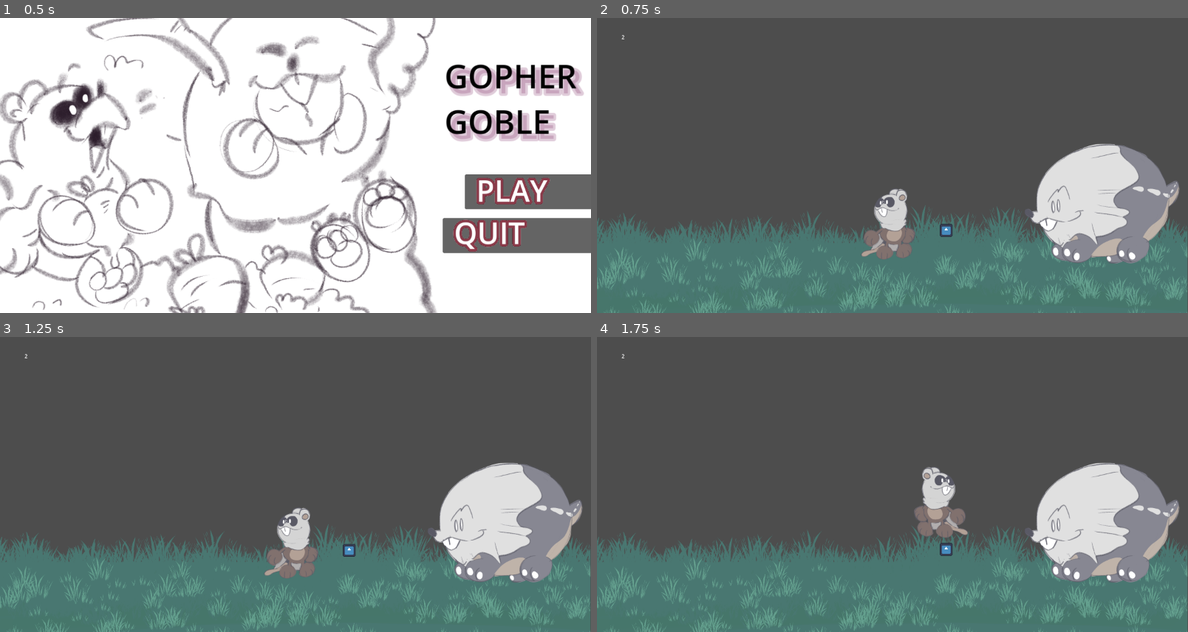
Above: before the commit, frames 1-4 (two rows, left to right).
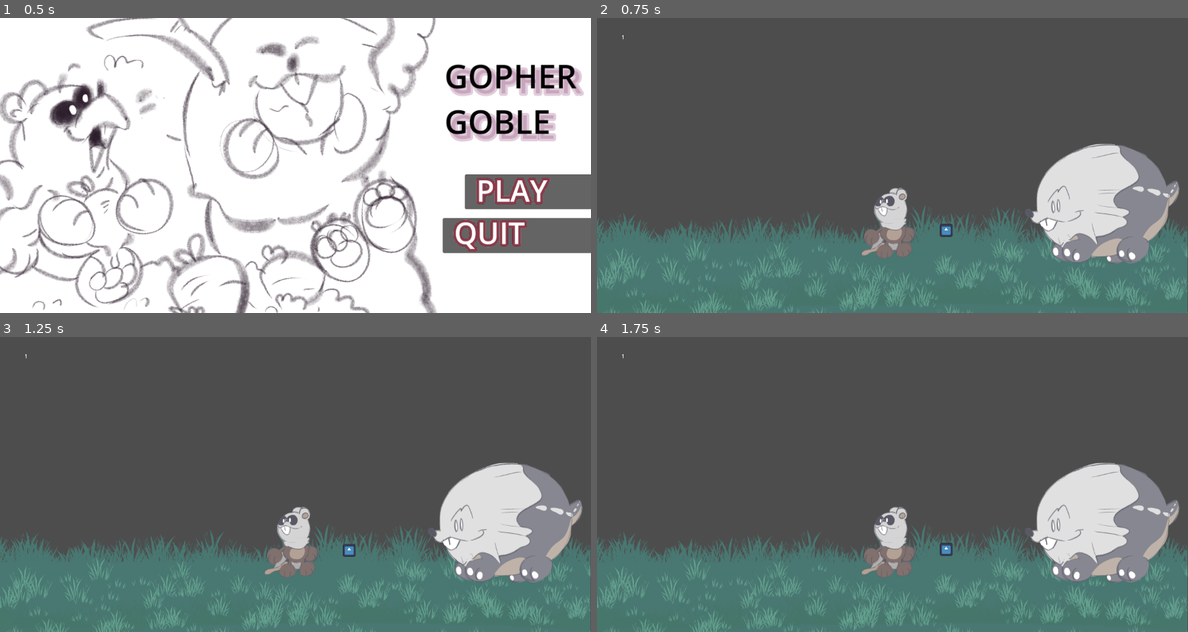
Above: after the commit, the same moments.

Repository: Kapioga/Gopher-Goble
Game: Godot game, scene res://Scenes/start_screen.tscn
The game is run twice, just before and just after one commit, with the same random seed, the same clock (stepped at 60 frames per second) and the same inputs. The engine's default icon, where the game draws it, is replaced by a stand-in: a white triangle on a blue panel in a dark square.
Inputs (mouse positions are in pixels of both pictures, inside the frame that each line leads up to):
- Up to frame 1 (0.5 s): no input
- Up to frame 2 (0.75 s): click "PLAY" at 0.5 s
- Up to frame 3 (1.25 s): no input
- Up to frame 4 (1.75 s): tap Enter (ui_accept) at 1.25, 1.52 s; move the mouse to (1022, 469) at 1.27 s; hold Right (Right) from 1.28 s (still down); tap Up (Space) at 1.35 s

Frame 1 is identical in both runs. In frame 2, 0.3% of the frame differs, in the area x 4-54%, y 5-82%; in frame 3, 0.3%; in frame 4, 2.6%, in the area x 4-63%, y 5-82%.
Error after the commit: Parse Error: Static function "is_just_action_pressed()" not found in base "GDScriptNativeClass". (res://Scripts/Player.gd:35)

Commit message:
Attempt to adjust input for flip (issue persists)

Diff:
--- a/Scripts/Player.gd
+++ b/Scripts/Player.gd
@@ -32,7 +32,7 @@
 		velocity.x = move_toward(velocity.x, 0, SPEED)
 
 func sprite_dir():
-	#var player_turn =
+	var player_turn = Input.is_just_action_pressed("L")
 	if velocity.x >= 1:
 		sprite_2d.flip_h = true
 	if velocity.x <= 1:
